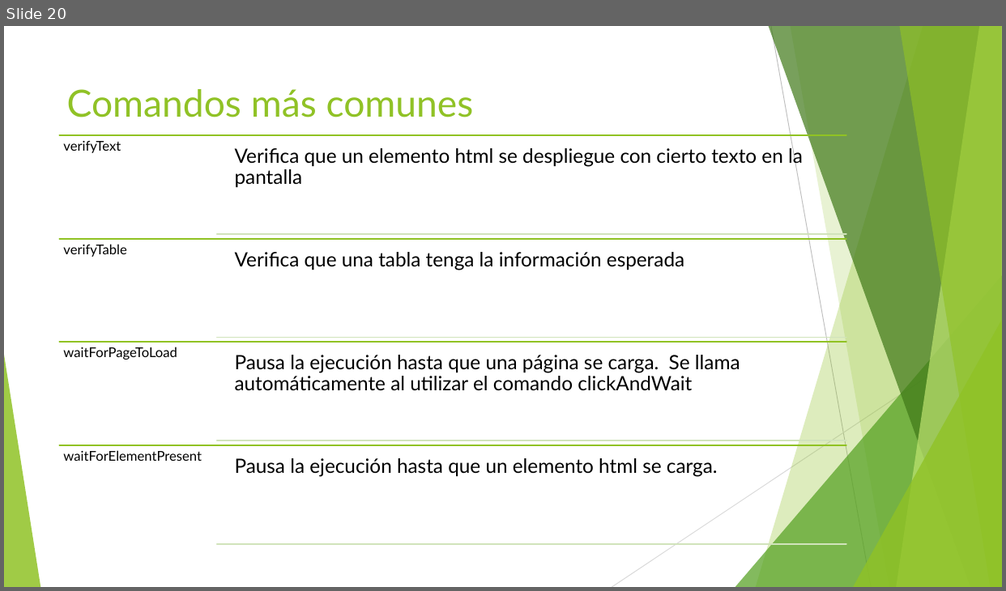
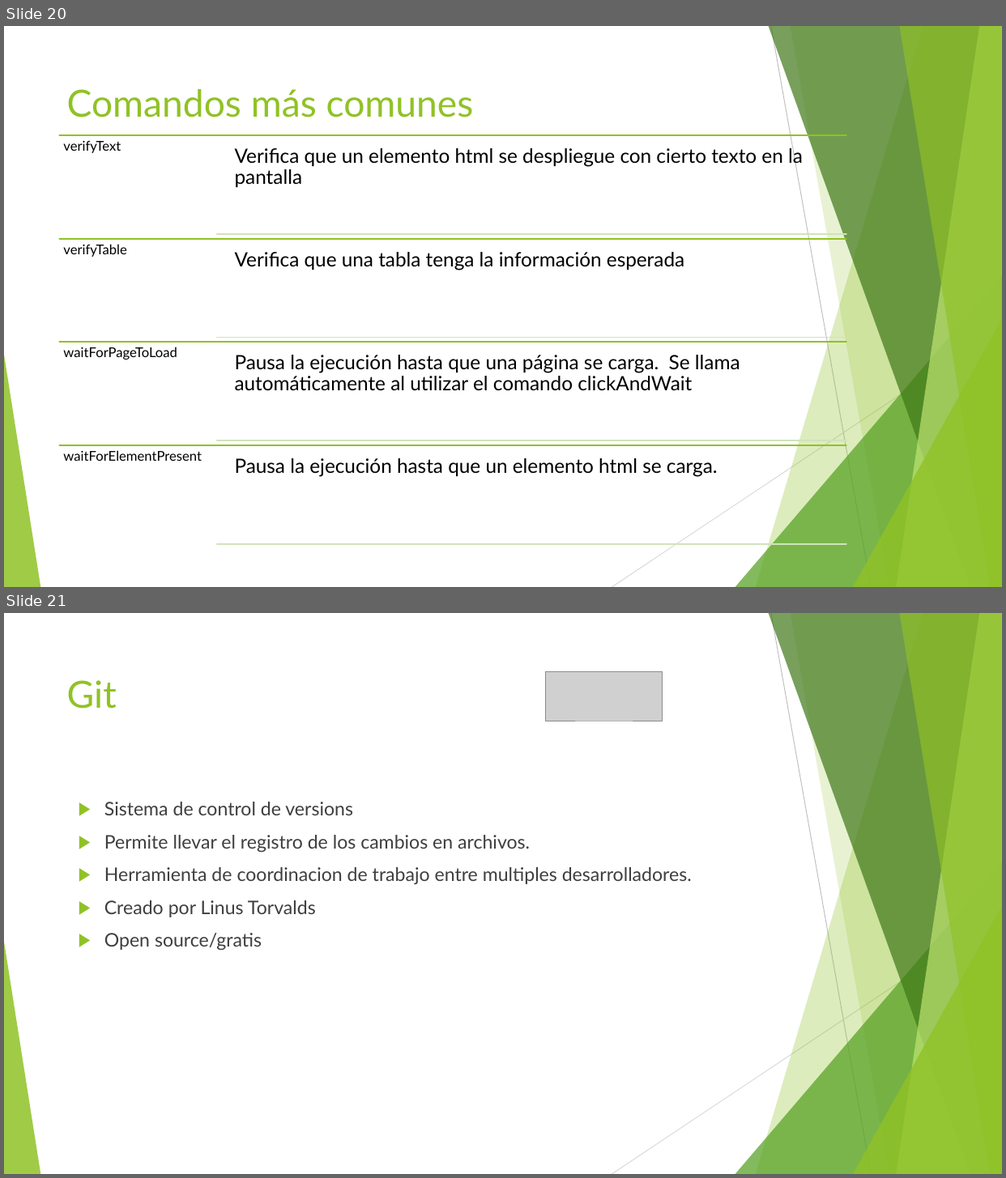
Before and after one commit to jomarnavarro/intro_automation, a slide deck: presentaciones/Selenium, session 1.pptx. Shown one above the other, each under a label of ours: slide 20 before the commit, slides 20 and 21 after it. The pictures are 1006x591 and 1006x1178 pixels, drawn with LibreOffice and Linux fonts; fonts in the diff are those of the drawing; grey boxes stand for pictures. Boxes give left, top, right and bottom in pixels: in the first picture for what was removed or moved away, otherwise in the second. Text is boxed around its words. In the diff, an @@ line names an element or a change of style, - is before the commit and + after.

```diff
--- a/presentaciones/Selenium, session 1.pptx
+++ b/presentaciones/Selenium, session 1.pptx
@@ slide 21 added at (x1=4, y1=613, x2=1002, y2=1174), background #FFFFFF; not listed: 10 template elements that a slide beside it also shows @@
@@ title added at (x1=67, y1=680, x2=117, y2=709), 36 pt, text #90C226 @@
+Git
@@ picture added at (x1=546, y1=671, x2=663, y2=721) @@
@@ text added at (x1=104, y1=802, x2=692, y2=950), 18 pt, text #3F3F3F @@
+▶ Sistema de control de versions
+▶ Permite llevar el registro de los cambios en archivos.
+▶ Herramienta de coordinacion de trabajo entre multiples desarrolladores.
+▶ Creado por Linus Torvalds
+▶ Open source/gratis
```
Also in this commit, not shown: 1 slide changed, 4 other slides added.
